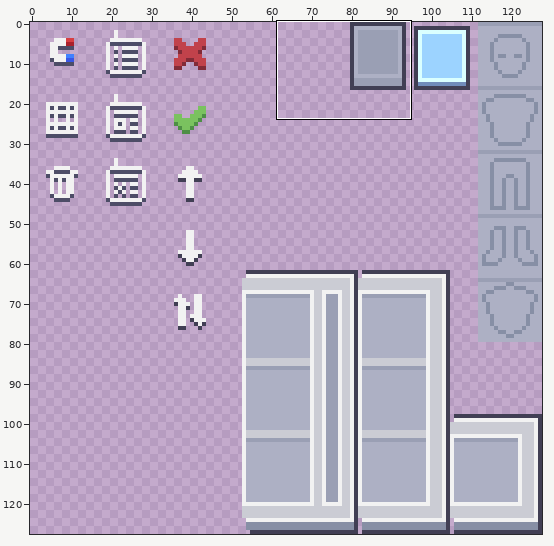
Sprite sheet -- src/main/resources/assets/ae2/textures/wtlib/guis/icons.png. Above: a wide view before the commit, with the close-up outlined.
Close-up. Before the edit:
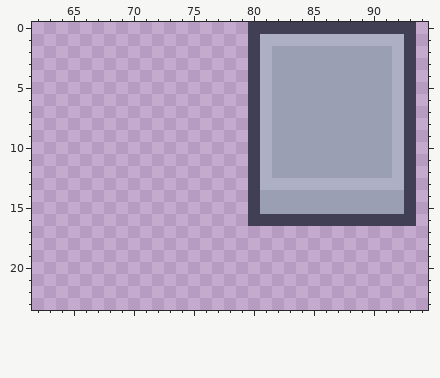
The file is 128x128 pixels. Shown: x 62..94, y 0..23.
The same view after the edit:
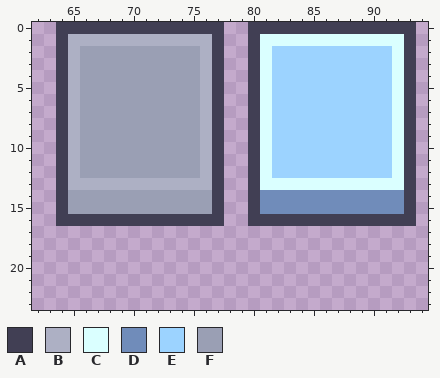
Palette (. is transparent): A #413f54  B #adb0c4  C #daffff  D #708cba  E #9cd3ff  F #9a9fb4
From the commit log: fix slot hover and focus textures
What changed:
y 0: x 64..77 .............. -> AAAAAAAAAAAAAA
y 1: x 64..77 .............. -> ABBBBBBBBBBBBA; x 81..92 BBBBBBBBBBBB -> CCCCCCCCCCCC
y 2..12: x 64..77 .............. -> ABFFFFFFFFFFBA; x 81..92 BFFFFFFFFFFB -> CEEEEEEEEEEC
y 13: x 64..77 .............. -> ABBBBBBBBBBBBA; x 81..92 BBBBBBBBBBBB -> CCCCCCCCCCCC
y 14..15: x 64..77 .............. -> AFFFFFFFFFFFFA; x 81..92 FFFFFFFFFFFF -> DDDDDDDDDDDD
y 16: x 64..77 .............. -> AAAAAAAAAAAAAA
Boxes around the changes in both close-ups, in picture pixels (x1, y1, x2, y2):
changed: (56, 22, 404, 226)
